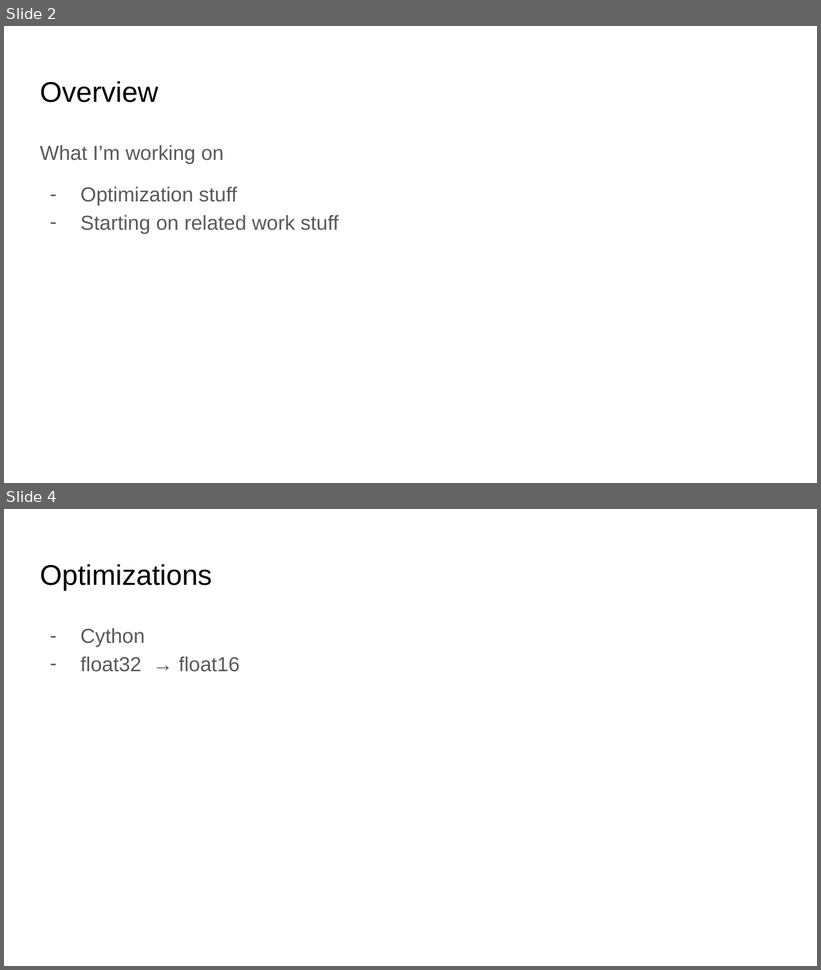
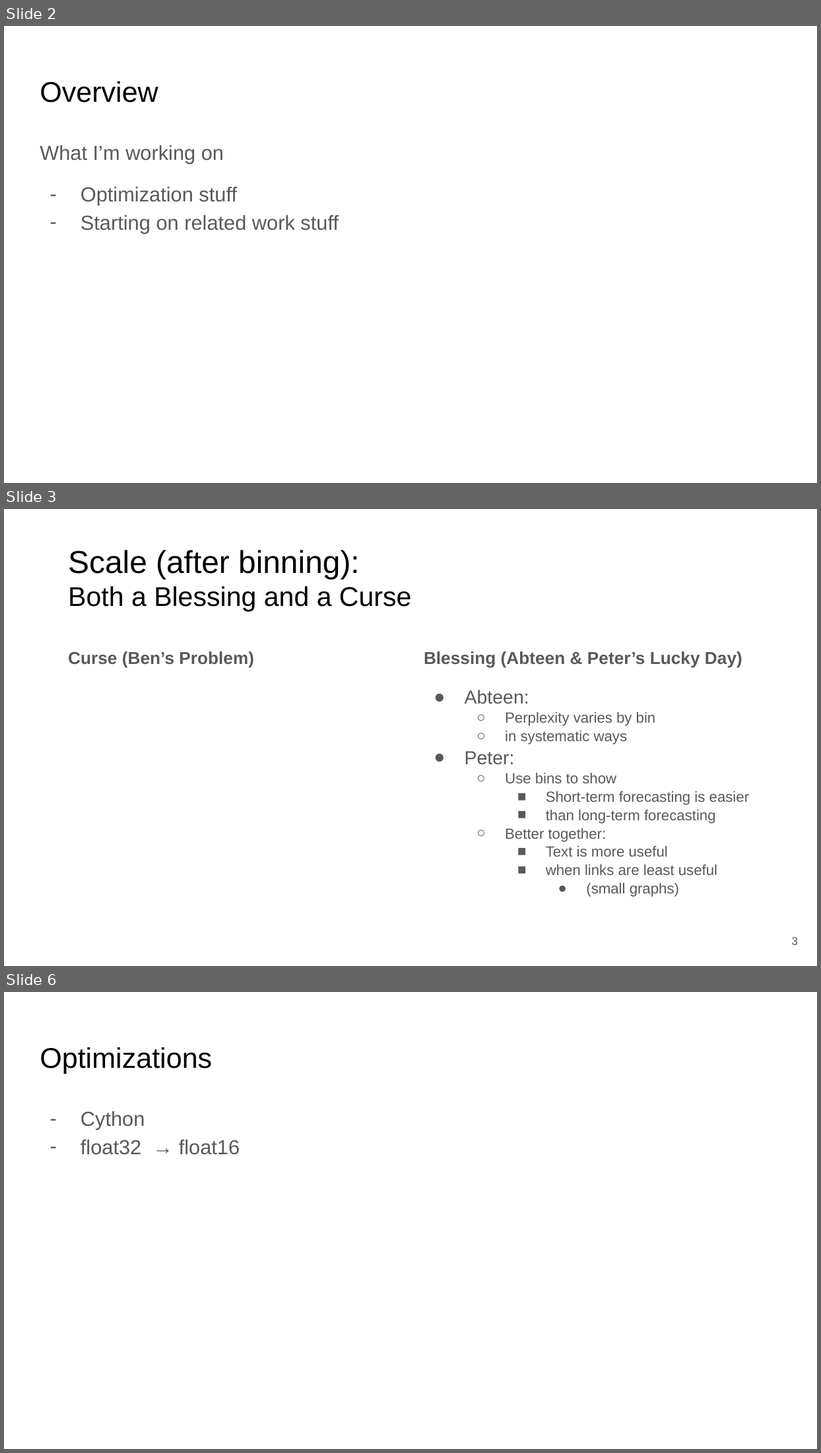
Before and after one commit to kwchurch/JSALT_Better_Together, a slide deck: slides/final_presentation_draft/ben_final_draft.pptx. Shown one above the other, each under a label of ours: slides 2 and 4 before the commit, slides 2, 3 and 6 after it; the slides between them are not shown. The pictures are 821x970 and 821x1453 pixels, drawn with LibreOffice and Linux fonts; fonts in the diff are those of the drawing; grey boxes stand for pictures. Boxes give left, top, right and bottom in pixels: in the first picture for what was removed or moved away, otherwise in the second. Text is boxed around its words. In the diff, an @@ line names an element or a change of style, - is before the commit and + after.

```diff
--- a/slides/final_presentation_draft/ben_final_draft.pptx
+++ b/slides/final_presentation_draft/ben_final_draft.pptx
@@ slide 3 added at <box>4,509,817,966</box>, background #FFFFFF @@
@@ title added at <box>68,550,412,612</box>, 24 pt, text #000000 @@
+Scale (after binning):
+Both a Blessing and a Curse
@@ text added at <box>68,652,254,668</box>, 15.3 pt, text #595959, bold @@
+Curse (Ben’s Problem)
@@ text added at <box>424,652,743,668</box>, 15.3 pt, text #595959, bold @@
+Blessing (Abteen & Peter’s Lucky Day)
@@ text added at <box>465,690,749,897</box>, 12.9 pt, text #595959 @@
+● Abteen:
+  ○ Perplexity varies by bin
+  ○ in systematic ways
+● Peter:
+  ○ Use bins to show
+    ■ Short-term forecasting is easier
+    ■ than long-term forecasting
+  ○ Better together:
+    ■ Text is more useful
+    ■ when links are least useful
+      ● (small graphs)
@@ page number added at <box>792,937,799,945</box>, 10 pt, text #595959 @@
+3
@@ what was slide 4 is now slide 6 @@
```
Also in this commit, not shown: 3 slides changed, 1 other slide added, 5 other files.
